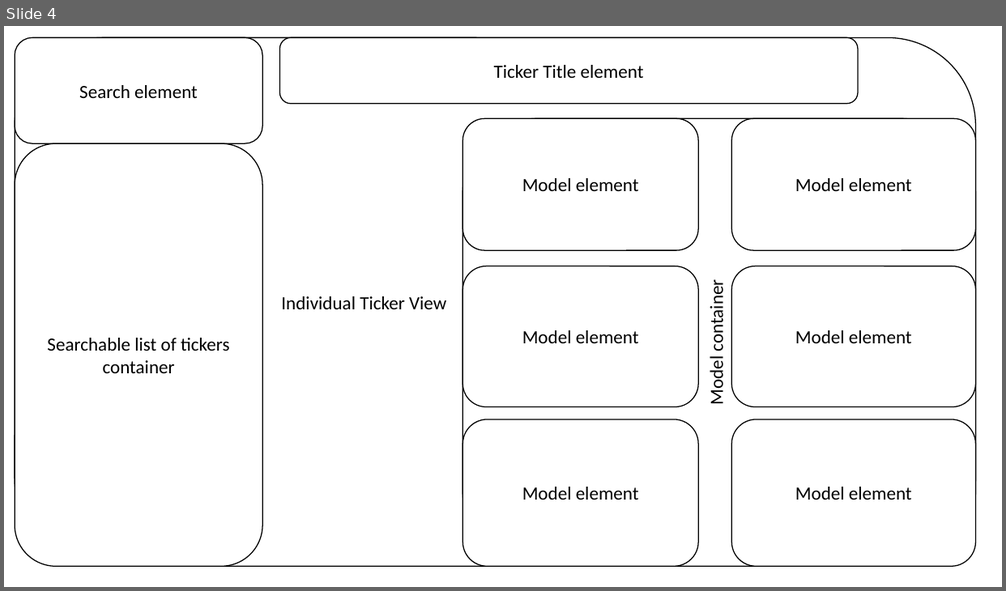
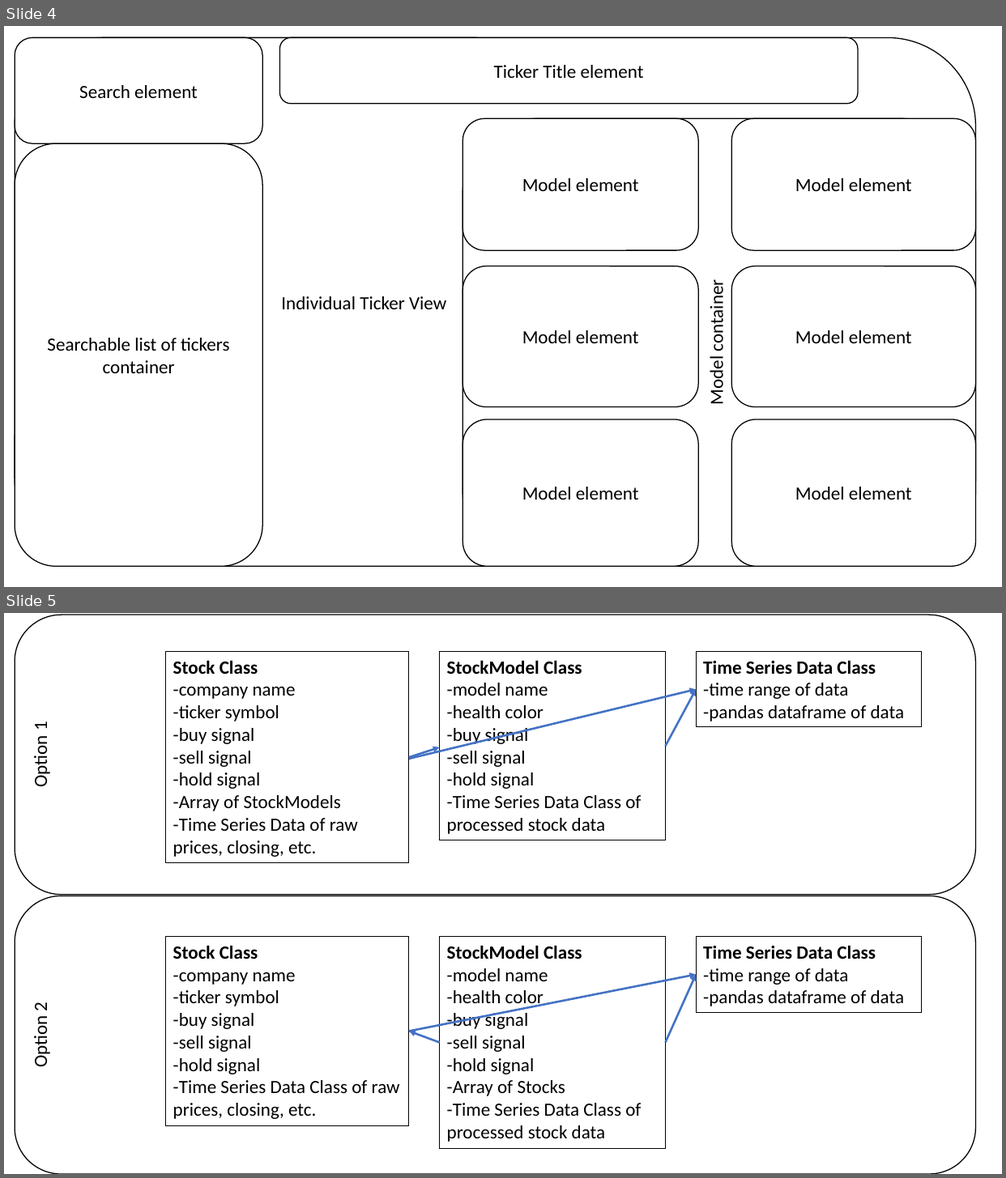
Before and after one commit to chipuha/StockMarket, a slide deck: Visualizer/Mockup.pptx. Shown one above the other, each under a label of ours: slide 4 before the commit, slides 4 and 5 after it. The pictures are 1006x591 and 1006x1178 pixels, drawn with LibreOffice and Linux fonts; fonts in the diff are those of the drawing. Boxes give left, top, right and bottom in pixels: in the first picture for what was removed or moved away, otherwise in the second. Text is boxed around its words. In the diff, an @@ line names an element or a change of style, - is before the commit and + after.

Commit message:
adjusted Model setup. still needs work to allow for pandas dataframes

```diff
--- a/Visualizer/Mockup.pptx
+++ b/Visualizer/Mockup.pptx
@@ slide 5 added at [4, 613, 1002, 1174], background #FFFFFF @@
@@ rounded rectangle added at [15, 615, 976, 895], fill #FFFFFF, outline #000000 1 pt, 18 pt, text #000000 @@
+Option 1
@@ rectangle added at [166, 652, 409, 864], outline #000000 0.75 pt, 18 pt, text #000000 @@
+Stock Class
+-company name
+-ticker symbol
+-buy signal
+-sell signal
+-hold signal
+-Array of StockModels
+-Time Series Data of raw prices, closing, etc.
@@ rectangle added at [440, 652, 666, 841], outline #000000 0.75 pt, 18 pt, text #000000 @@
+StockModel Class
+-model name
+-health color
+-buy signal
+-sell signal
+-hold signal
+-Time Series Data Class of processed stock data
@@ rectangle added at [696, 652, 922, 727], outline #000000 0.75 pt, 18 pt, text #000000 @@
+Time Series Data Class
+-time range of data
+-pandas dataframe of data
@@ arrow added from (409, 759) to (696, 689), #4472C4 2 pt @@
@@ arrow added from (666, 747) to (696, 689), #4472C4 2 pt @@
@@ arrow added from (409, 757) to (440, 747), #4472C4 2 pt @@
@@ rounded rectangle added at [15, 896, 976, 1174], fill #FFFFFF, outline #000000 1 pt, 18 pt, text #000000 @@
+Option 2
@@ rectangle added at [166, 937, 409, 1126], outline #000000 0.75 pt, 18 pt, text #000000 @@
+Stock Class
+-company name
+-ticker symbol
+-buy signal
+-sell signal
+-hold signal
+-Time Series Data Class of raw prices, closing, etc.
@@ rectangle added at [440, 937, 666, 1149], outline #000000 0.75 pt, 18 pt, text #000000 @@
+StockModel Class
+-model name
+-health color
+-buy signal
+-sell signal
+-hold signal
+-Array of Stocks
+-Time Series Data Class of processed stock data
@@ rectangle added at [696, 937, 922, 1013], outline #000000 0.75 pt, 18 pt, text #000000 @@
+Time Series Data Class
+-time range of data
+-pandas dataframe of data
@@ arrow added from (409, 1032) to (696, 974), #4472C4 2 pt @@
@@ arrow added from (666, 1043) to (696, 974), #4472C4 2 pt @@
@@ arrow added from (440, 1043) to (409, 1032), #4472C4 2 pt @@
```
Also in this commit, not shown: 4 other files.
